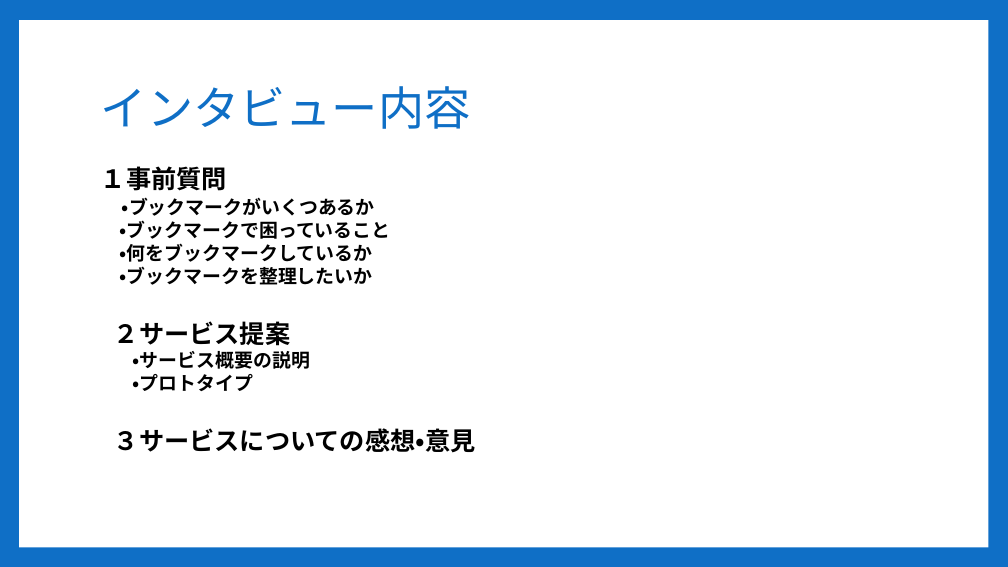
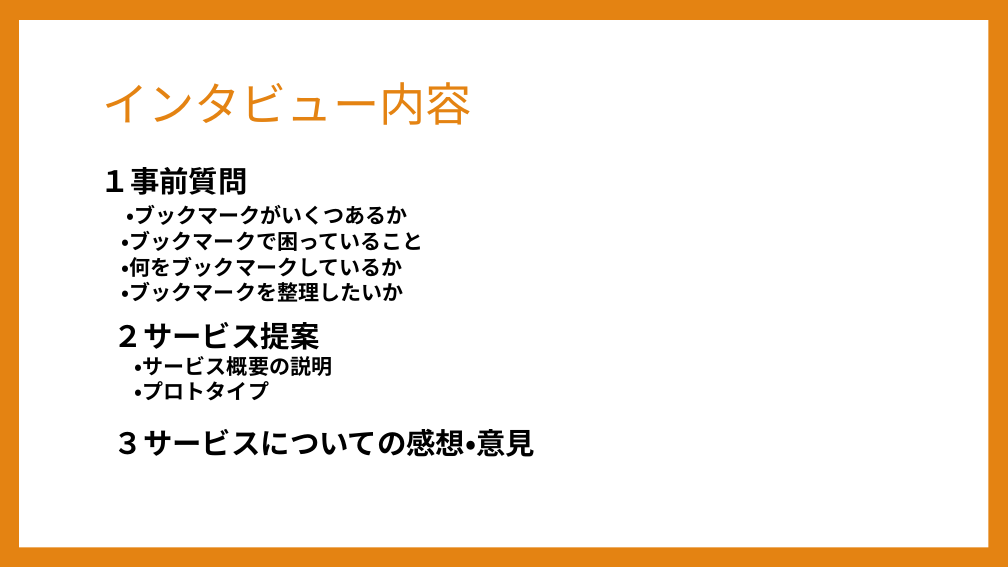
Before and after one commit to Sorarinu/ProjectP2016_F, a slide deck: slide 14 of production-idea/第2回中間発表改定２.pptx (slide 12 before the commit). Drawn at 1008x567 pixels with LibreOffice and Linux fonts; fonts in the diff are those of the drawing. Boxes give left, top, right and bottom in pixels: in the first picture for what was removed or moved away, otherwise in the second. Text is boxed around its words. In the diff, an @@ line names an element or a change of style, - is before the commit and + after.

```diff
--- a/production-idea/第2回中間発表改定２.pptx
+++ b/production-idea/第2回中間発表改定２.pptx
@@ background #0F6FC6 to #E48312 @@
@@ title "インタビュー内容" at (102, 82, 472, 125): text colour #0F6FC6 to #E48312 @@
@@ text "１事前質問" at (101, 167, 423, 302): size 24 to 28 pt in "１事前質問"; size 18 to 20 pt @@
@@ text "２サービス提案" at (114, 322, 332, 401): size 24 to 28 pt in "２サービス提案"; size 18 to 20 pt in "・サービス概要の説明", "・プロトタイプ" @@
@@ text "３サービスについての感想・意見" at (114, 429, 535, 457): size 24 to 28 pt @@
```
Also in this commit, not shown: 12 other slides changed, 2 slides added.
